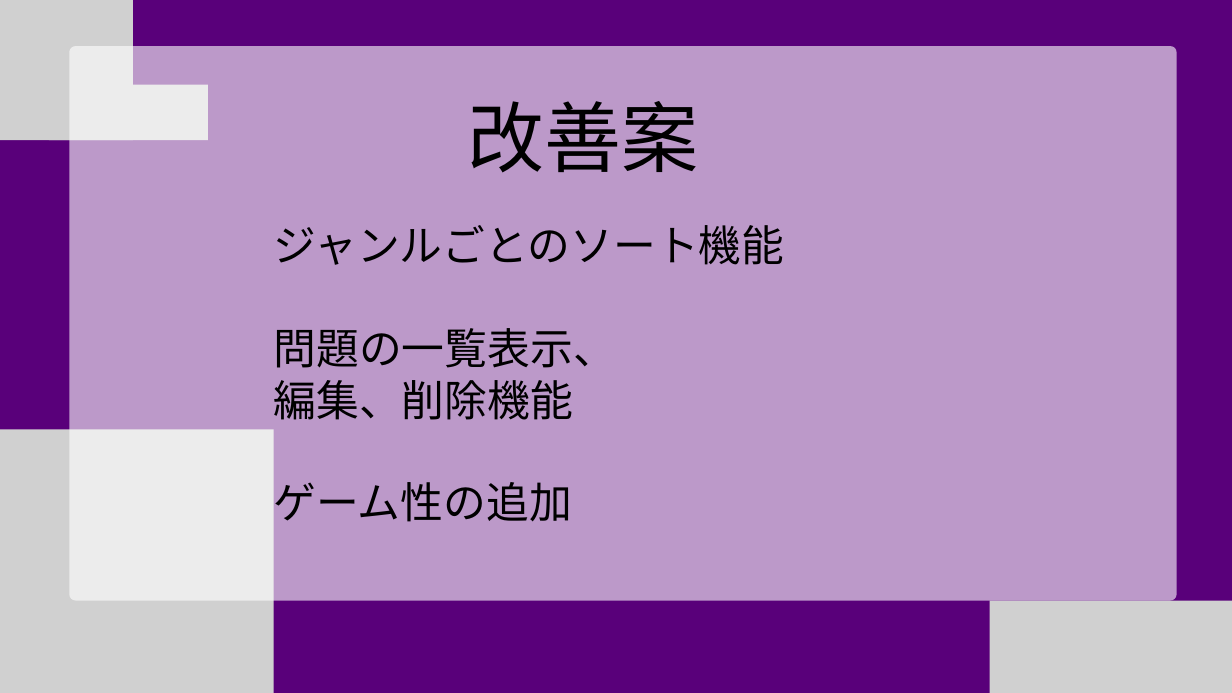
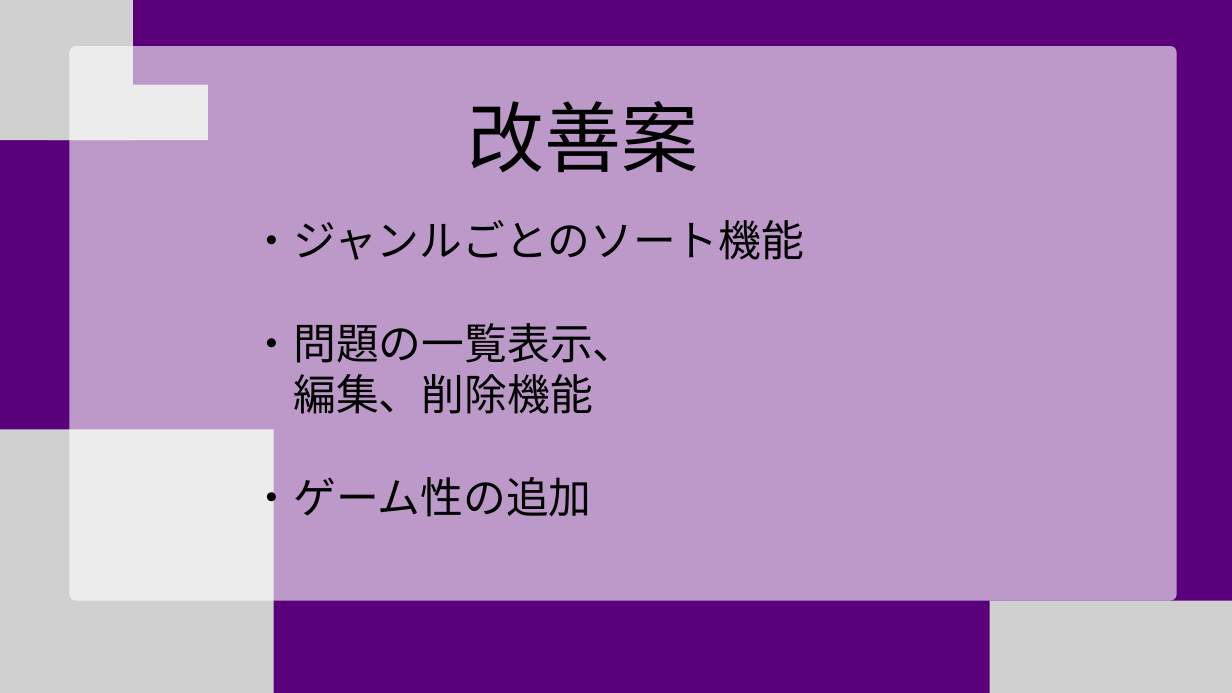
Before and after one commit to kota2929/flutternoyatu, a slide deck: slide 7 of flutter_application_1/flutter2025_yogiashi.pptx. Drawn at 1232x693 pixels with LibreOffice and Linux fonts; fonts in the diff are those of the drawing; grey boxes stand for pictures. Boxes give left, top, right and bottom in pixels: in the first picture for what was removed or moved away, otherwise in the second. Text is boxed around its words. In the diff, an @@ line names an element or a change of style, - is before the commit and + after.

Commit message:
ぱわぽ変更

```diff
--- a/flutter_application_1/flutter2025_yogiashi.pptx
+++ b/flutter_application_1/flutter2025_yogiashi.pptx
@@ text at [251,220,805,363]: text changed @@
-ジャンルごとのソート機能
-問題の一覧表示、
+・ジャンルごとのソート機能
+・問題の一覧表示、
@@ text "・ジャンルごとのソート機能": place and size @@
-text "・ジャンルごとのソート機能" at [274,225,785,522]
+text "・ジャンルごとのソート機能" at [251,220,805,524]
@@ text at [251,470,592,524]: text changed @@
-ゲーム性の追加
+・ゲーム性の追加
```
